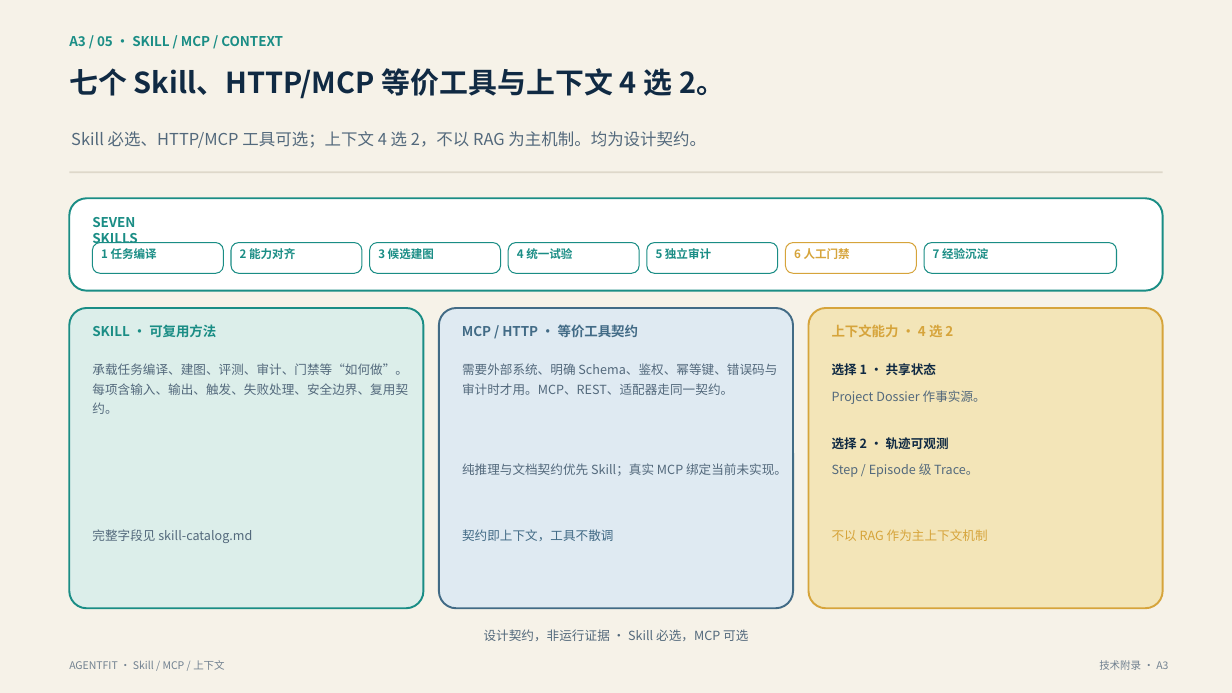
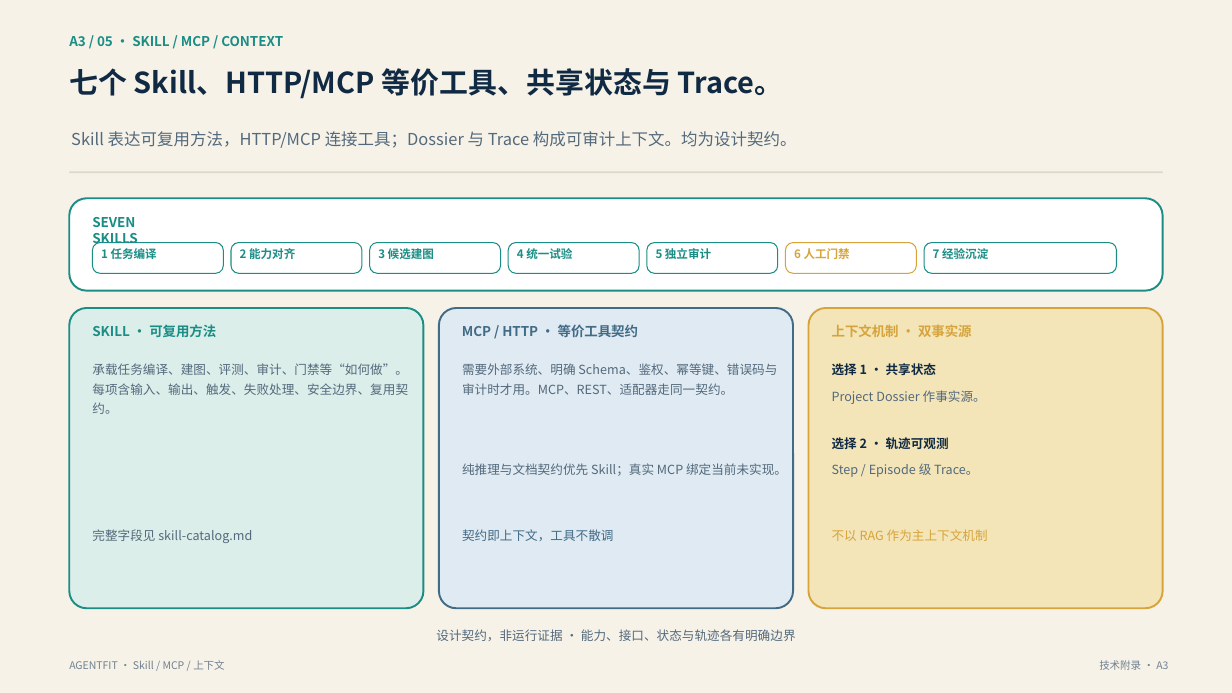
Before and after one commit to kailiangshang/agentfit, a slide deck: slide 15 of competition/2026-08-15/submission/agentfit-submission.pptx. Drawn at 1232x693 pixels with LibreOffice and Linux fonts; fonts in the diff are those of the drawing. Boxes give left, top, right and bottom in pixels: in the first picture for what was removed or moved away, otherwise in the second. Text is boxed around its words. In the diff, an @@ line names an element or a change of style, - is before the commit and + after.

```diff
--- a/competition/2026-08-15/submission/agentfit-submission.pptx
+++ b/competition/2026-08-15/submission/agentfit-submission.pptx
@@ text at [69, 68, 784, 99]: text changed @@
-七个 Skill、HTTP/MCP 等价工具与上下文 4 选 2。
+七个 Skill、HTTP/MCP 等价工具、共享状态与 Trace。
@@ text at [71, 131, 797, 148]: text changed @@
-Skill 必选、HTTP/MCP 工具可选；上下文 4 选 2，不以 RAG 为主机制。均为设计契约。
+Skill 表达可复用方法，HTTP/MCP 连接工具；Dossier 与 Trace 构成可审计上下文。均为设计契约。
@@ text at [832, 324, 972, 337]: text changed @@
-上下文能力 · 4 选 2
+上下文机制 · 双事实源
@@ text at [436, 629, 796, 641]: text changed @@
-设计契约，非运行证据 · Skill 必选，MCP 可选
+设计契约，非运行证据 · 能力、接口、状态与轨迹各有明确边界
```
Also in this commit, not shown: 3 other slides changed, 15 other files.
